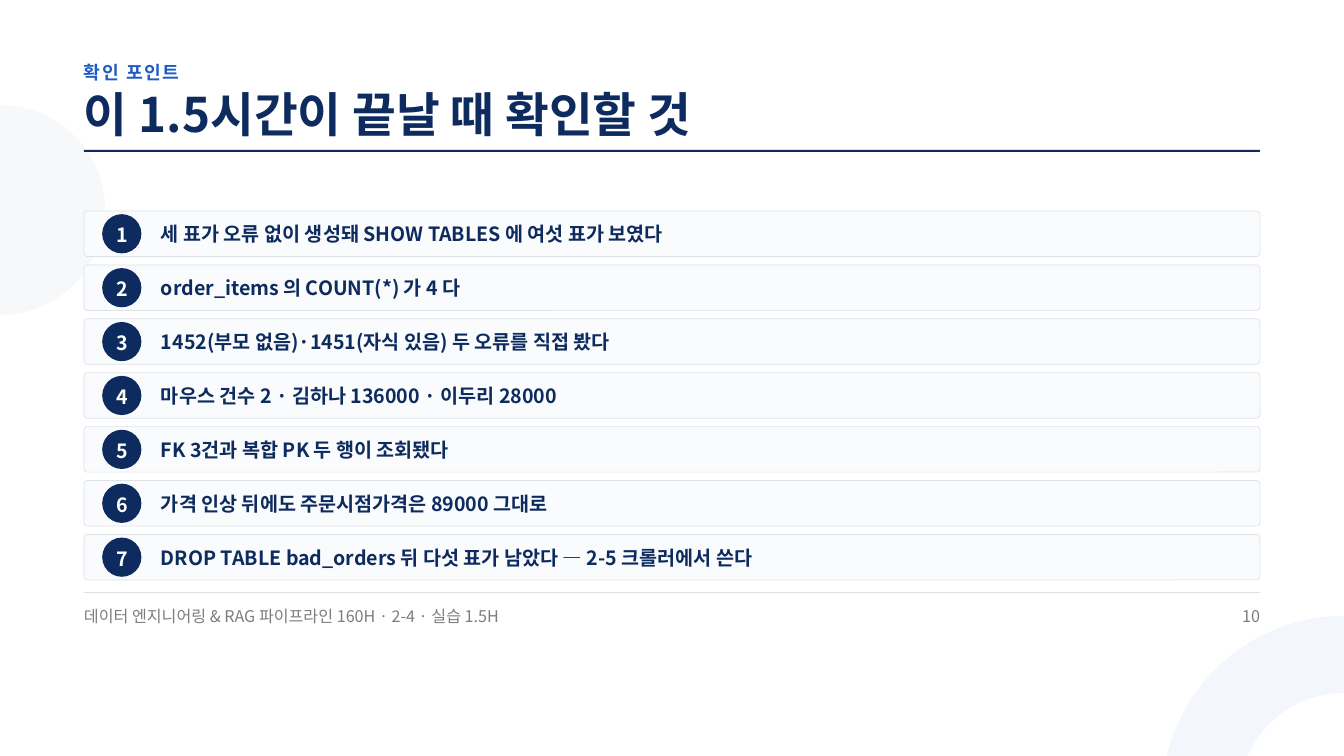
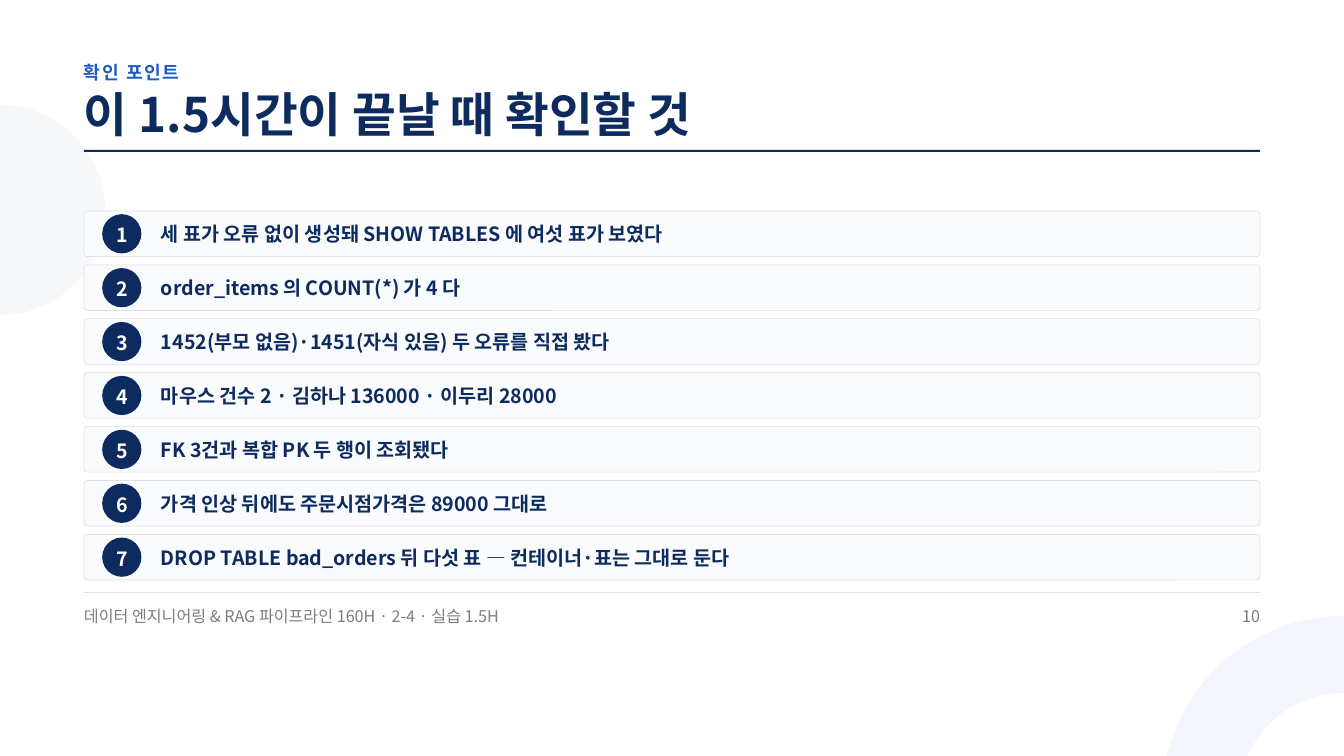
Before and after one commit to aebonlee/materials, a slide deck: slide 10 of data-eng/decks/w2d4s3.pptx. Drawn at 1344x756 pixels with LibreOffice and Linux fonts; fonts in the diff are those of the drawing. Boxes give left, top, right and bottom in pixels: in the first picture for what was removed or moved away, otherwise in the second. Text is boxed around its words. In the diff, an @@ line names an element or a change of style, - is before the commit and + after.

```diff
--- a/data-eng/decks/w2d4s3.pptx
+++ b/data-eng/decks/w2d4s3.pptx
@@ text at <box>161,548,729,568</box>: text changed @@
-DROP TABLE bad_orders 뒤 다섯 표가 남았다 — 2-5 크롤러에서 쓴다
+DROP TABLE bad_orders 뒤 다섯 표 — 컨테이너·표는 그대로 둔다
```
Also in this commit, not shown: 6 other slides changed, 11 other files.
